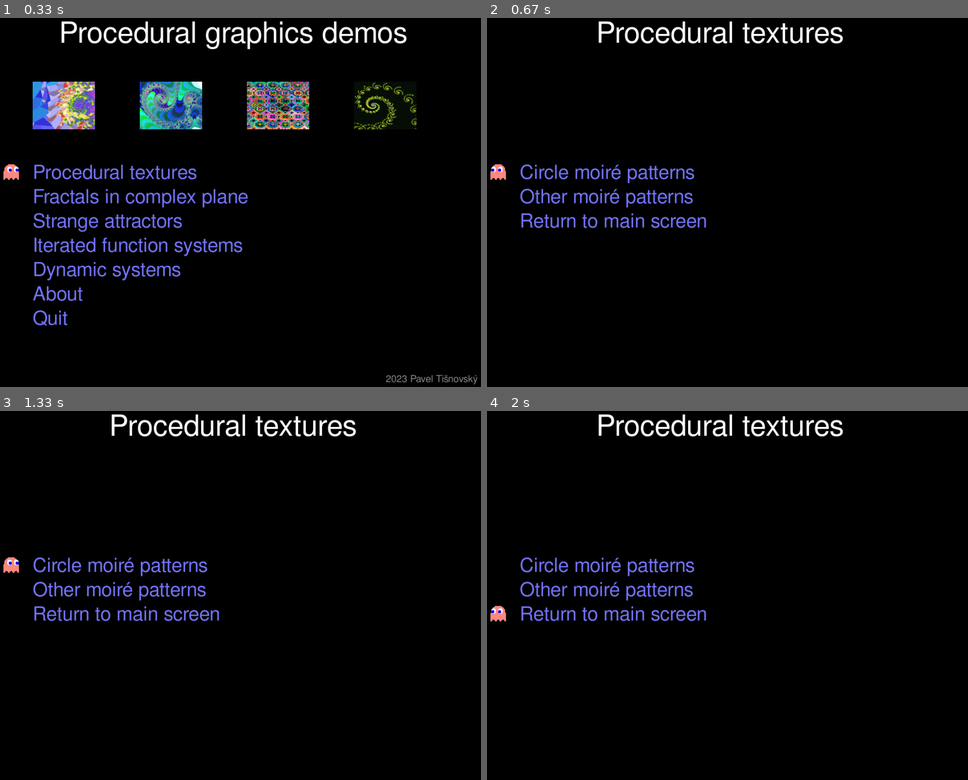
Above: before the commit, frames 1-4 (two rows, left to right).
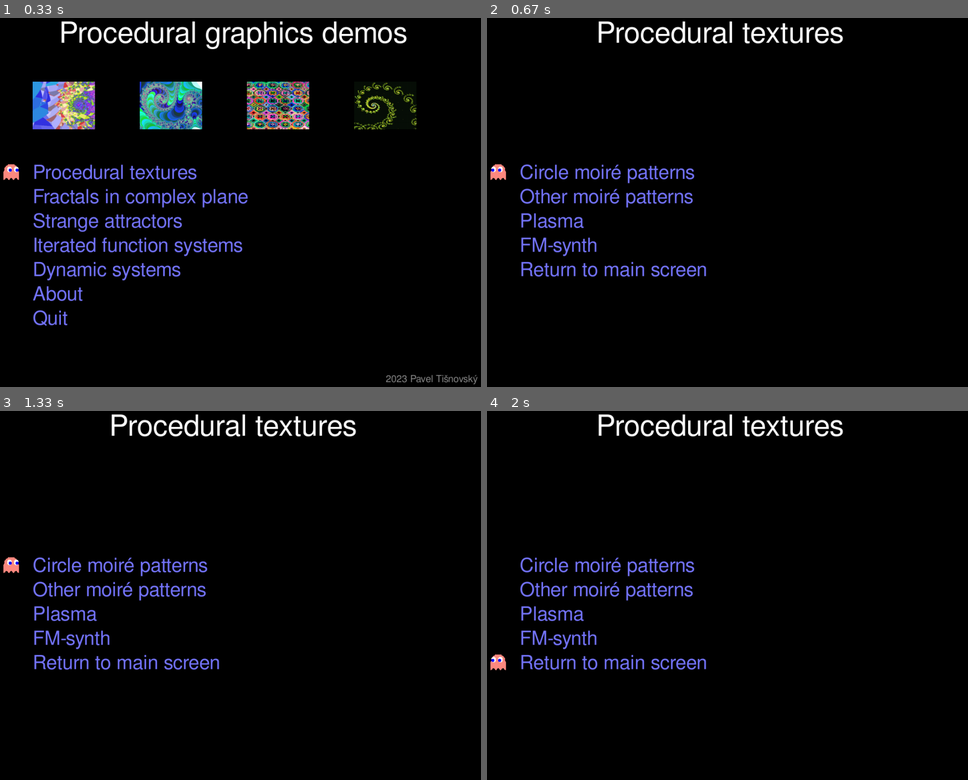
Above: after the commit, the same moments.

Repository: tisnik/fractals
Game: pygame game, started from demo.py
Same seed, same stepped clock (60 frames per second), same inputs: the game is played once before the commit and once after it.
Inputs:
- Up to frame 1 (0.33 s): no input
- Up to frame 2 (0.67 s): tap Enter at 0.33 s
- Up to frame 3 (1.33 s): hold Up 0.67-1.13 s; hold Down from 1.17 s (still down)
- Up to frame 4 (2 s): release Down at 1.48 s; hold Up 1.52-1.88 s; hold Down from 1.92 s (still down)

Frame 1 is identical in both runs. In frame 2, 1.5% of the frame differs, in the area x 7-46%, y 52-71%; in frame 3, 1.5%; in frame 4, 1.8%, in the area x 0-46%, y 52-71%.

Commit message:
Render more menu items on textures screen

Diff:
--- a/demo/textures_screen.py
+++ b/demo/textures_screen.py
@@ -24,8 +24,7 @@
 class TexturesScreen(AbstractMenuScreen):
     """Textures screen."""
 
-    def __init__(self, display: pygame.Surface, resources: Resources,
-            ghost: Ghost) -> None:
+    def __init__(self, display: pygame.Surface, resources: Resources, ghost: Ghost) -> None:
         """Initialize the screen."""
         super(TexturesScreen, self).__init__(display, resources, ghost, "Procedural textures")
 
@@ -33,5 +32,7 @@
         self._menu = (
             self.renderMenuItem("Circle moiré patterns"),
             self.renderMenuItem("Other moiré patterns"),
+            self.renderMenuItem("Plasma"),
+            self.renderMenuItem("FM-synth"),
             self.renderMenuItem("Return to main screen"),
         )
